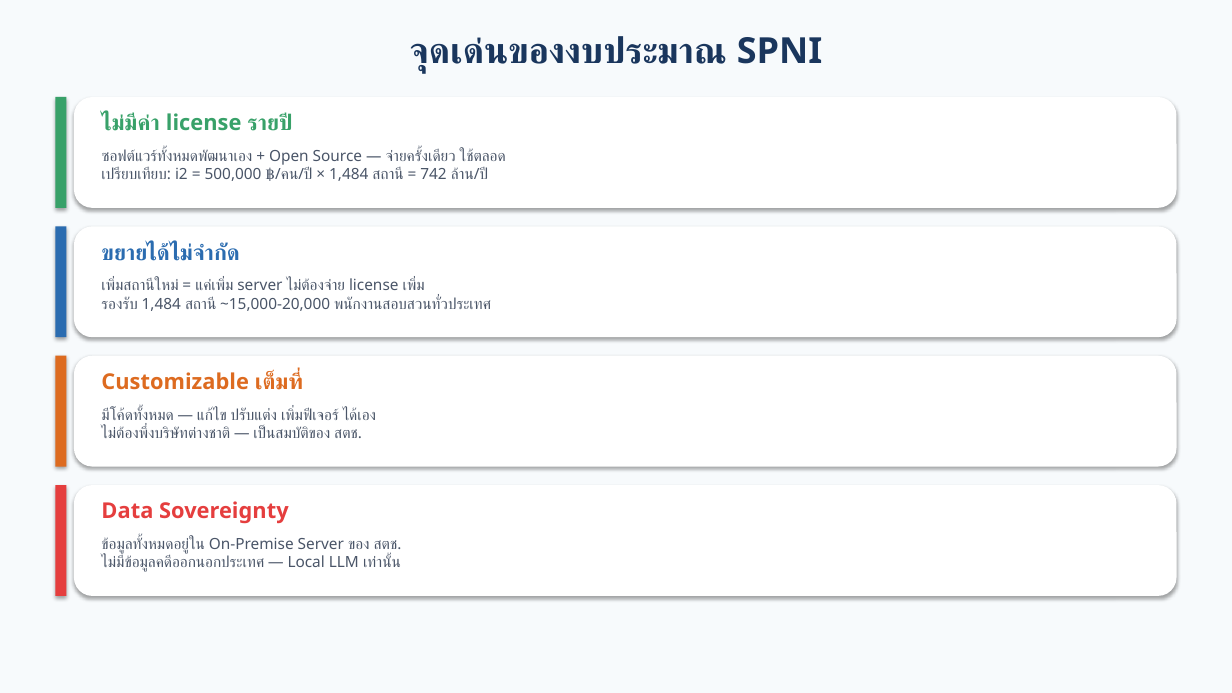
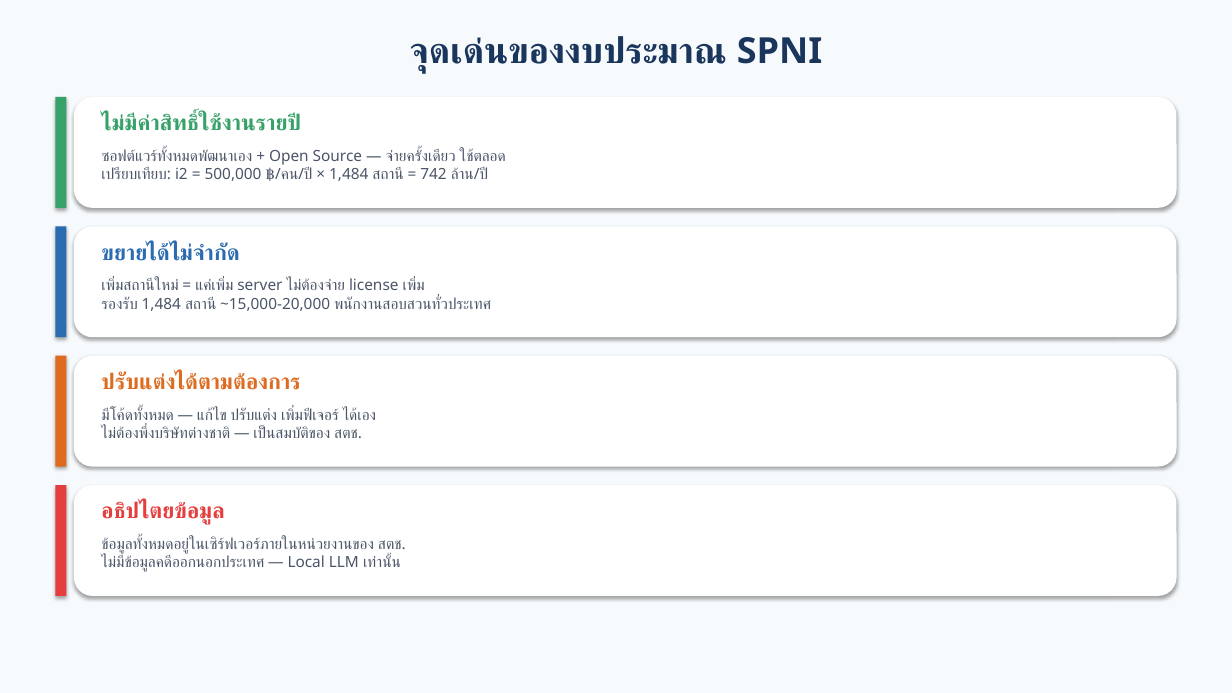
Before and after one commit to numsarai/Saraithong-BSIE, a slide deck: slide 17 of docs/SPNI_BSIE_Presentation.pptx. Drawn at 1232x693 pixels with LibreOffice and Linux fonts; fonts in the diff are those of the drawing. Boxes give left, top, right and bottom in pixels: in the first picture for what was removed or moved away, otherwise in the second. Text is boxed around its words. In the diff, an @@ line names an element or a change of style, - is before the commit and + after.

```diff
--- a/docs/SPNI_BSIE_Presentation.pptx
+++ b/docs/SPNI_BSIE_Presentation.pptx
@@ text at (101,113,296,131): text changed @@
-ไม่มีค่า license รายปี
+ไม่มีค่าสิทธิ์ใช้งานรายปี
@@ text at (101,372,301,390): text changed @@
-Customizable เต็มที่
+ปรับแต่งได้ตามต้องการ
@@ text at (101,501,224,525): text changed @@
-Data Sovereignty
+อธิปไตยข้อมูล
@@ text at (101,537,406,572): text changed @@
-ข้อมูลทั้งหมดอยู่ใน On-Premise Server ของ สตช.
-ไม่มีข้อมูลคดีออกนอกประเทศ — Local LLM เท่านั้น
+ข้อมูลทั้งหมดอยู่ในเซิร์ฟเวอร์ภายในหน่วยงานของ สตช.
+ไม่มีข้อมูลคดีออกนอกประเทศ — Local LLM เท่านั้น
```
Also in this commit, not shown: 20 other slides changed, 2 other files.
